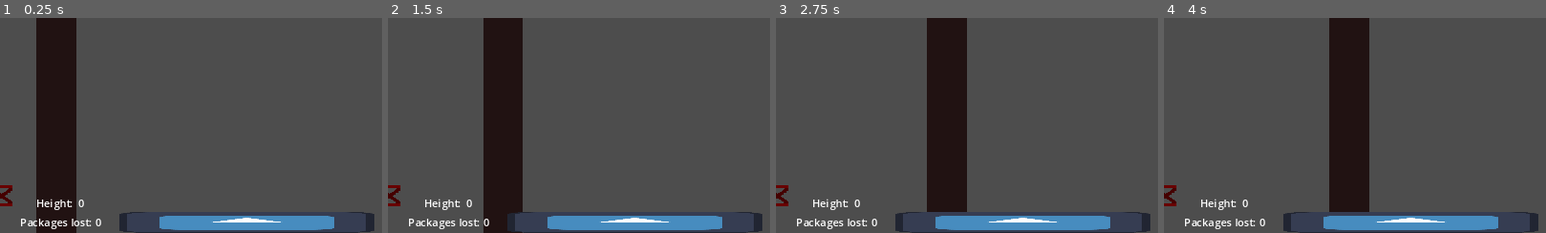
Above: before the commit, frames 1-4 (left to right).
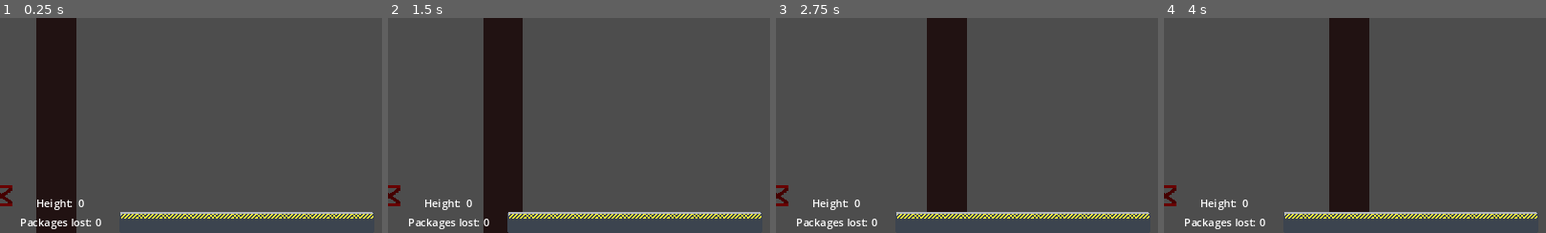
Above: after the commit, the same moments.

Repository: nanodeath/tippy-towers
Game: Godot game, scene res://game.tscn
Same seed, same stepped clock (60 frames per second), same inputs: the game is played once before the commit and once after it. The engine's default icon, where the game draws it, is replaced by a stand-in: a white triangle on a blue panel in a dark square.
Inputs:
- Up to frame 1 (0.25 s): no input
- Up to frame 2 (1.5 s): tap Enter at 0.5 s; hold D (move_right) 0.53-1.28 s; tap Space (toggle_magnet) at 0.6, 1.35 s; hold S (move_down) from 1.28 s (still down)
- Up to frame 3 (2.75 s): release S (move_down) at 2.03 s; hold D (move_right) from 2.03 s (still down); tap Space (toggle_magnet) at 2.1 s
- Up to frame 4 (4 s): release D (move_right) at 2.78 s; hold W (move_up) 2.78-3.53 s; tap Space (toggle_magnet) at 2.85, 3.6 s; hold A (move_left) from 3.53 s (still down)
The pictures show only the part of the screen within x 42-92%, y 50-100%; the shares and areas given below are measured in that part.

The runs differ from the first frame. In frame 1, 4.6% of the frame differs, in the area x 31-98%, y 90-100%; in frame 2, 4.6%; in frame 3, 4.6%; in frame 4, 4.6%.

Commit message:
Add art (9-patch + stripes) for ground

Diff:
--- a/tippy-towers/game.tscn
+++ b/tippy-towers/game.tscn
@@ -26,6 +26,8 @@
 [ext_resource type="PackedScene" uid="uid://drapsryciml5g" path="res://scenes/junk/box_triangle_64_64.tscn" id="20_icsjf"]
 [ext_resource type="Script" path="res://scripts/packages_scored.gd" id="21_e7mvv"]
 [ext_resource type="Script" path="res://scripts/junk_freezer.gd" id="22_jykiw"]
+[ext_resource type="Texture2D" uid="uid://dw44np86218dw" path="res://art/ground_9.png" id="22_ufpke"]
+[ext_resource type="Texture2D" uid="uid://c0hgpxt6bq0e6" path="res://art/stripes.png" id="23_aiiov"]
 
 [sub_resource type="RectangleShape2D" id="RectangleShape2D_uhjy8"]
 size = Vector2(506, 32)
@@ -353,11 +355,34 @@
 z_index = 1
 position = Vector2(856, 632)
 
+[node name="NinePatchRect" type="NinePatchRect" parent="Ground"]
+modulate = Color(0.81, 0.81, 0.81, 1)
+custom_minimum_size = Vector2(57.475, 0)
+offset_left = -192.0
+offset_top = -16.0
+offset_right = 192.0
+offset_bottom = 16.0
+texture = ExtResource("22_ufpke")
+patch_margin_left = 4
+patch_margin_top = 4
+patch_margin_right = 4
+patch_margin_bottom = 4
+
+[node name="Stripes" type="Sprite2D" parent="Ground"]
+texture_repeat = 2
+position = Vector2(-189, -13)
+texture = ExtResource("23_aiiov")
+centered = false
+region_enabled = true
+region_rect = Rect2(0, 0, 380, 8)
+
 [node name="Sprite" type="Sprite2D" parent="Ground"]
+visible = false
 scale = Vector2(3, 0.25)
 texture = ExtResource("1_qfxxw")
 
 [node name="CollisionShape2D" type="CollisionShape2D" parent="Ground"]
+visible = false
 shape = SubResource("RectangleShape2D_x3he1")
 
 [node name="GroundMarker" type="Marker2D" parent="Ground"]
Binary file added: tippy-towers/art/ground_9.aseprite
Binary file added: tippy-towers/art/ground_9.png
Not shown, added: tippy-towers/art/ground_9.png.import
Binary file added: tippy-towers/art/stripes.aseprite
Binary file added: tippy-towers/art/stripes.png
Not shown, added: tippy-towers/art/stripes.png.import
Not shown: 1 places in tippy-towers/game.tscn that only renumber resources
